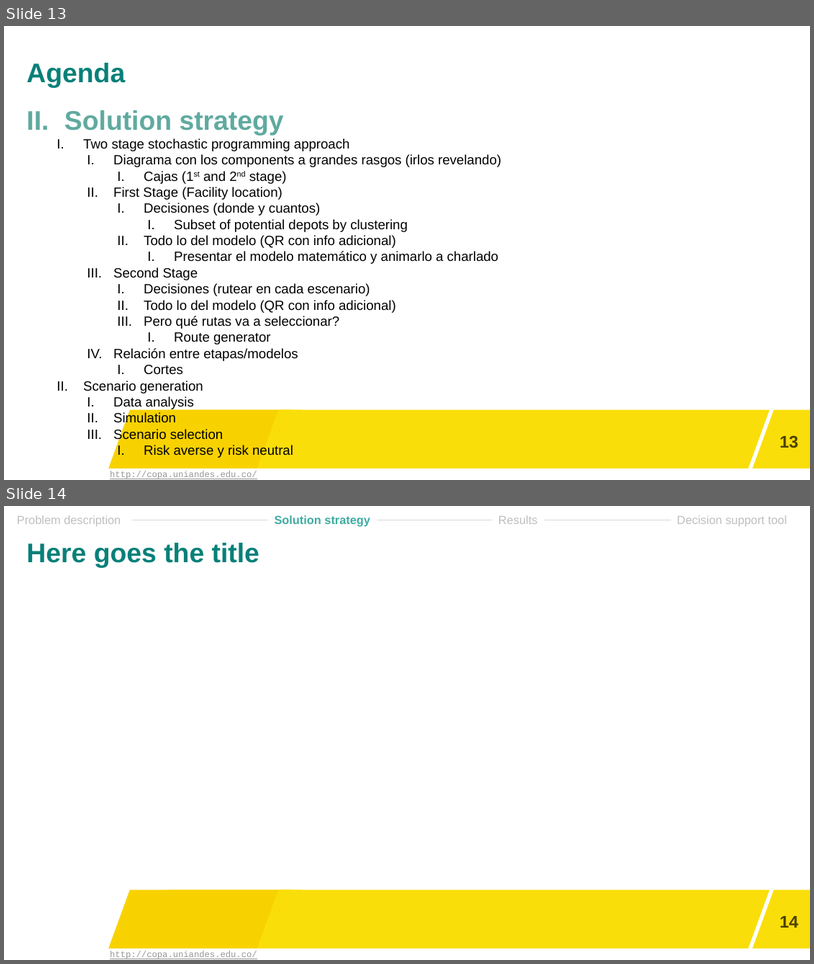
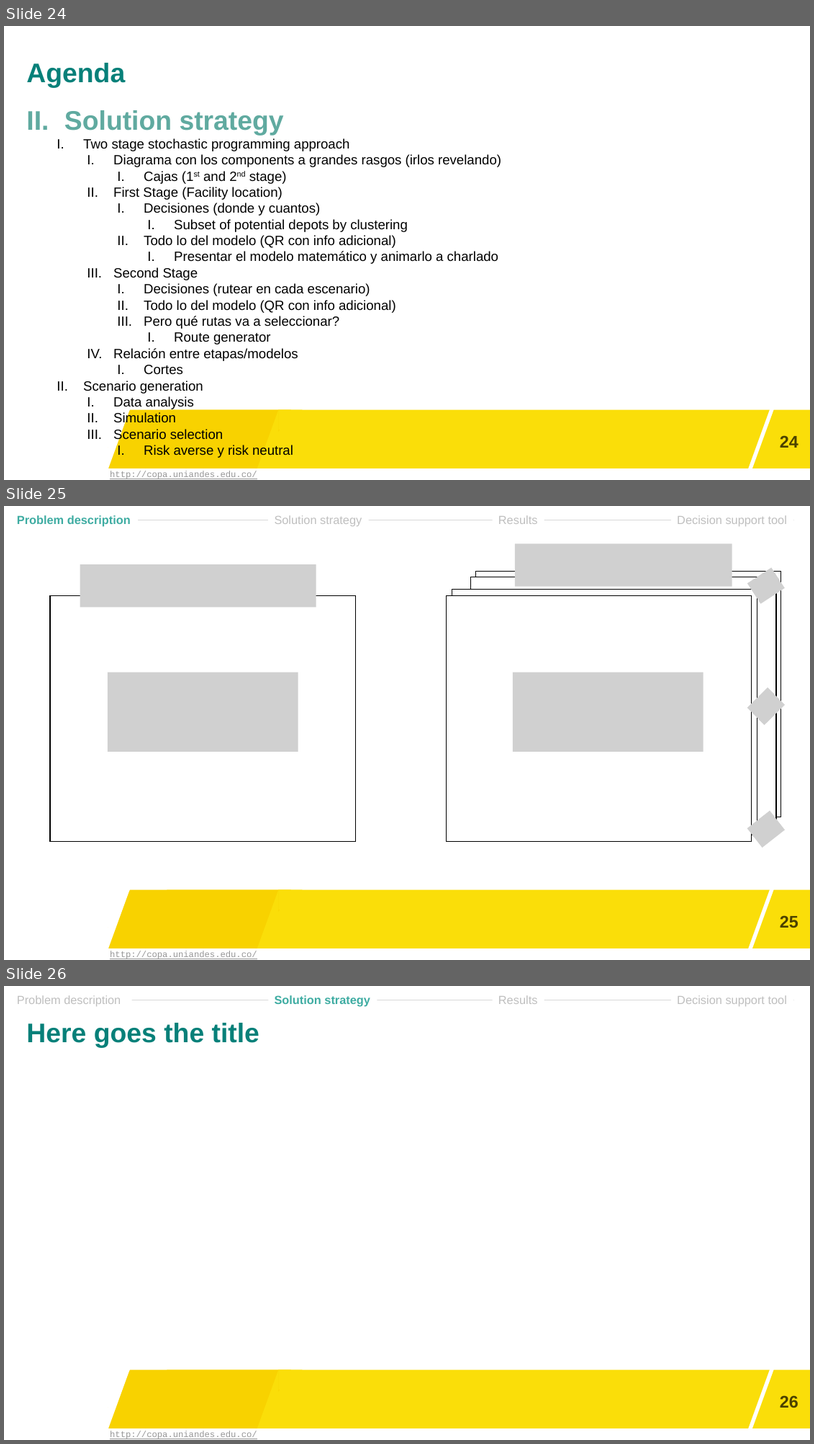
Before and after one commit to DCorredorM/MOPTA2020, a slide deck: Presentation/Con template.pptx. Shown one above the other, each under a label of ours: slides 13 and 14 before the commit, slides 24, 25 and 26 after it. The pictures are 814x964 and 814x1444 pixels, drawn with LibreOffice and Linux fonts; fonts in the diff are those of the drawing; grey boxes stand for pictures; background and template pictures are left out. Boxes give left, top, right and bottom in pixels: in the first picture for what was removed or moved away, otherwise in the second. Text is boxed around its words. In the diff, an @@ line names an element or a change of style, - is before the commit and + after.

```diff
--- a/Presentation/Con template.pptx
+++ b/Presentation/Con template.pptx
@@ slide 25 added at [4, 506, 810, 960], background #FFFFFF; not listed: 13 template elements that a slide beside it also shows @@
@@ text added at [17, 515, 131, 527], 14 pt, text #3EACA2, bold @@
+Problem description
@@ text added at [275, 515, 362, 526], 14 pt, text #BFBFBF @@
+Solution strategy
@@ picture added at [515, 543, 733, 587] @@
@@ picture added at [80, 565, 316, 608] @@
@@ picture added at [748, 567, 786, 603] @@
@@ rectangle added at [50, 595, 355, 841], fill #FFFFFF, outline #000000 1 pt @@
@@ group added at [446, 572, 782, 841]: 4 rectangles @@
@@ picture added at [108, 672, 298, 751] @@
@@ picture added at [513, 672, 704, 751] @@
@@ picture added at [748, 687, 786, 725] @@
@@ picture added at [748, 811, 786, 847] @@
@@ what was slide 13 is now slide 24 @@
@@ page number at [780, 435, 799, 447]: text changed @@
-13
+24
@@ what was slide 14 is now slide 26 @@
@@ page number at [780, 1395, 799, 1407]: text changed @@
-14
+26
```
Also in this commit, not shown: 12 other slides added, 1 slide removed, 14 other files.
